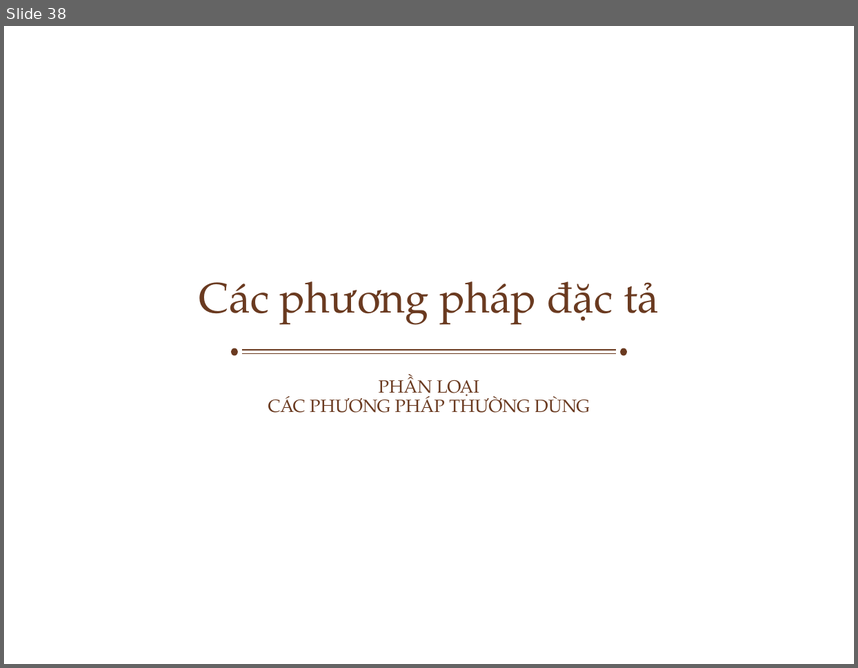
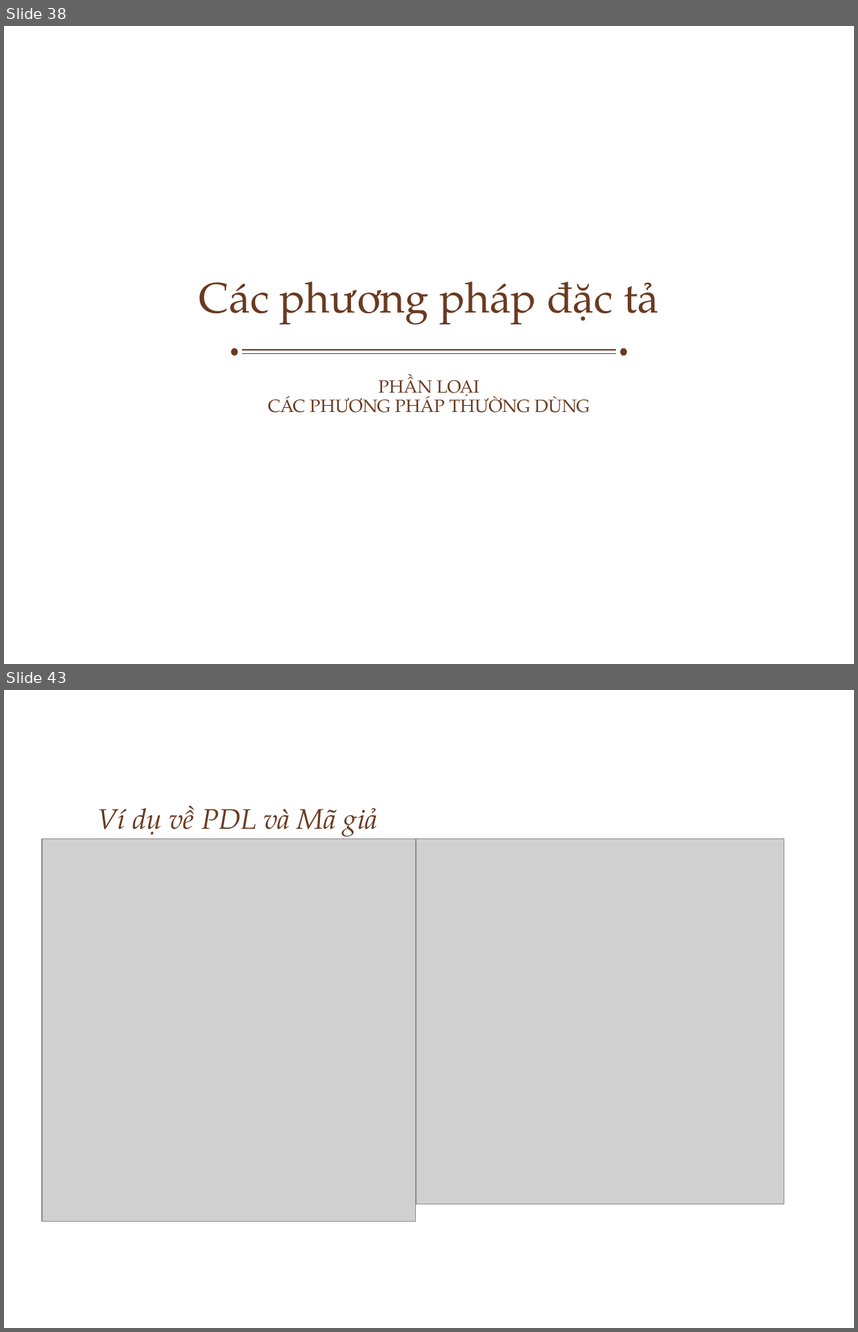
Before and after one commit to ChrisJamison/seminar_cnpm, a slide deck: Seminar/Software Requirement.pptx. Shown one above the other, each under a label of ours: slide 38 before the commit, slides 38 and 43 after it; the slides between them are not shown. The pictures are 858x668 and 858x1332 pixels, drawn with LibreOffice and Linux fonts; fonts in the diff are those of the drawing; grey boxes stand for pictures; background and template pictures are left out. Boxes give left, top, right and bottom in pixels: in the first picture for what was removed or moved away, otherwise in the second. Text is boxed around its words. In the diff, an @@ line names an element or a change of style, - is before the commit and + after.

```diff
--- a/Seminar/Software Requirement.pptx
+++ b/Seminar/Software Requirement.pptx
@@ slide 43 added at [4, 690, 854, 1328], background picture (left out) @@
@@ title added at [98, 805, 378, 839], 24 pt, text #6A3A20, italic @@
+Ví dụ về PDL và Mã giả
@@ picture added at [42, 839, 417, 1221] @@
@@ picture added at [417, 839, 784, 1203] @@
```
Also in this commit, not shown: 15 slides changed, 6 other slides added, 1 slide removed.
